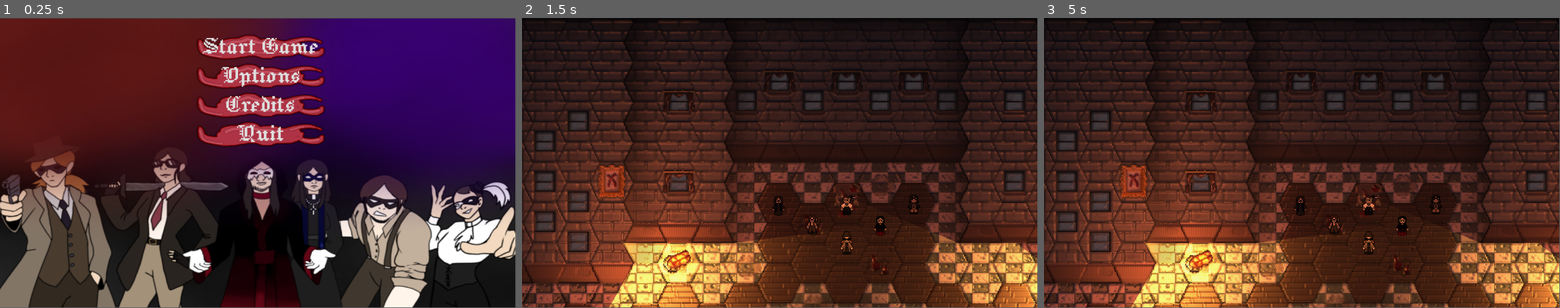
Above: before the commit, frames 1-3 (left to right).
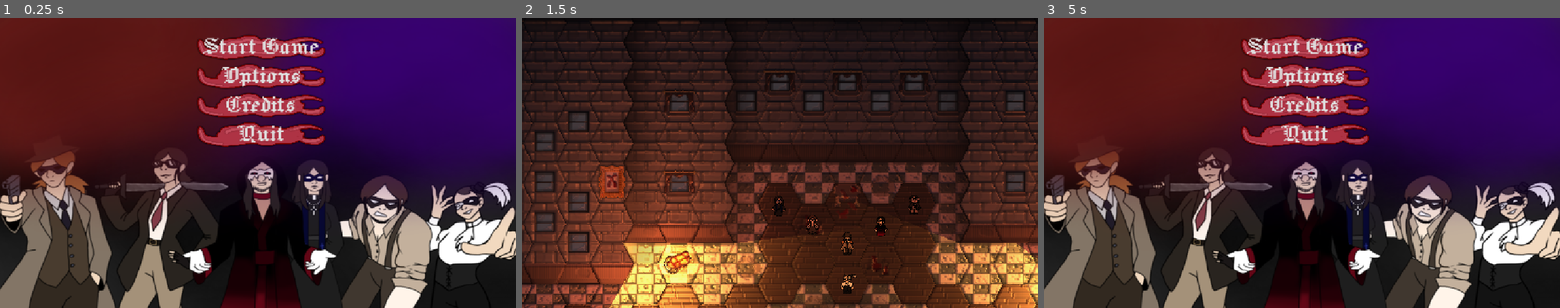
Above: after the commit, the same moments.

Repository: TheJohnDarksoul/MasqueradeStrategy
Game: Godot game, scene res://UI/main_menu.tscn
Two runs of this game, one before a commit and one after it. Both use one fixed random seed, a clock stepped at 60 frames per second and the inputs below.
Inputs (mouse positions are in pixels of both pictures, inside the frame that each line leads up to):
- Up to frame 1 (0.25 s): no input
- Up to frame 2 (1.5 s): click "Start Game" at 0.5 s; tap Enter at 1.25 s; move the mouse to (893, 148) at 1.27 s; tap E at 1.35 s; click (893, 148) at 1.42 s
- Up to frame 3 (5 s): tap Space at 2, 3.5 s; move the mouse to (1198, 177) at 2.02 s; hold A 2.03-2.78 s; tap M at 2.1, 4.35 s; tap E at 2.3, 2.85, 3.6, 4.55 s; tap Enter at 2.75, 4.25 s; move the mouse to (1353, 99) at 2.77 s; move the mouse to (1276, 221) at 3.52 s; click (1276, 221) at 3.67 s; move the mouse to (1456, 206) at 4.27 s; hold A from 4.28 s (still down); tap Escape at 4.9 s
In our replay, the window is 799x449 before the commit and 800x450 after it. These sizes can differ from the game's own. Grey fills any space a smaller window leaves; there, only what the larger window draws over its background counts as a difference.

The runs differ from the first frame. In frame 1, 5.8% of the frame differs, in the area x 0-100%, y 0-100%; in frame 2, 10%; in frame 3, 91%.

Commit message:
poopoopeepee

Diff:
--- a/Scenes/Level.tscn
+++ b/Scenes/Level.tscn
@@ -37,6 +37,7 @@
 [ext_resource type="Texture2D" uid="uid://5ed6na64bhmj" path="res://Assets/Characters/Portraits/cropped_portrait_04.png" id="23_b1r8e"]
 [ext_resource type="Texture2D" uid="uid://c4i0oxlfgadau" path="res://Assets/Characters/Portraits/Untitled565_20260131220525.png" id="28_ktckp"]
 [ext_resource type="Texture2D" uid="uid://ddpnp8ce27fev" path="res://Assets/Characters/Portraits/Untitled574_20260131232607.png" id="29_7iger"]
+[ext_resource type="AudioStream" uid="uid://d0kb1dvrntu5v" path="res://Audio/Music/ErieGameJam.mp3" id="38_7iger"]
 
 [sub_resource type="CanvasItemMaterial" id="CanvasItemMaterial_tj5wv"]
 
@@ -138,6 +139,8 @@
 
 [node name="CharacterPortrait" parent="Camera2D2/PlayerMenu/ItemsMenu" parent_id_path=PackedInt32Array(79129806, 584369214, 1210252718) index="2" unique_id=1808407109]
 material = SubResource("CanvasItemMaterial_17mqb")
+scale = Vector2(2, 2)
+pivot_offset_ratio = Vector2(0.35, 0.5)
 
 [node name="DommyMommy" parent="Camera2D2/PlayerMenu/ItemsMenu/CharacterPortrait" index="0" unique_id=2062562704]
 material = SubResource("CanvasItemMaterial_17mqb")
@@ -317,7 +320,7 @@
 charPortrait = ExtResource("10_g4pvc")
 
 [node name="Unit4" parent="." unique_id=55187230 instance=ExtResource("4_ienac")]
-position = Vector2(1550, 37)
+position = Vector2(1550, 107)
 scale = Vector2(0.039, 0.039)
 texture = ExtResource("15_i8dsc")
 UnitName = "Robert"
@@ -657,6 +660,10 @@
 position = Vector2(1507, 26)
 color = Color(0.023529412, 0.046662368, 0.12834418, 0.9529412)
 
+[node name="BattleTheme" type="AudioStreamPlayer" parent="." unique_id=532629461]
+stream = ExtResource("38_7iger")
+autoplay = true
+
 [connection signal="pressed" from="Camera2D2/PlayerMenu/VBoxContainer/Attack" to="." method="_on_attack_button_pressed"]
 [connection signal="pressed" from="Camera2D2/EnemyStatOverlay/Attack" to="." method="_on_attack_pressed"]
 
--- a/Scripts/main.gd
+++ b/Scripts/main.gd
@@ -164,6 +164,13 @@
 
 
 	if event is InputEventKey:
+		if event.keycode == KEY_ESCAPE and event.pressed:
+			globs.current_state = globs.GameState.BEGIN_TURN
+			globs.mvt_setup = false
+			globs.eTurnSetup = false
+			globs.char_to_act = []
+
+			get_tree().change_scene_to_file("res://UI/main_menu.tscn")
 		if globs.current_state == globs.GameState.CHOOSING:
 			pass
 			#if event.keycode == KEY_A and event.pressed:
--- a/project.godot
+++ b/project.godot
@@ -19,6 +19,10 @@
 
 globs="*uid://3to8rohkg22l"
 
+[display]
+
+window/stretch/mode="canvas_items"
+
 [physics]
 
 3d/physics_engine="Jolt Physics"
Not shown, added: Audio/Music/ErieGameJam.mp3.import
Not shown, added: export_presets.cfg
Not shown, added: Audio/Music/ErieGameJam.mp3
Not shown, added: Exports/Version 0.12/MasqueradeStrategy.console.exe
Not shown, added: Exports/Version 0.12/MasqueradeStrategy.exe
Not shown, added: Exports/Version 0.12/MasqueradeStrategy.pck
Not shown, added: Exports/Version 0.2/MasqueradeStrategy.console.exe
Not shown, added: Exports/Version 0.2/MasqueradeStrategy.exe
Not shown, added: Exports/Version 0.2/MasqueradeStrategy.pck
